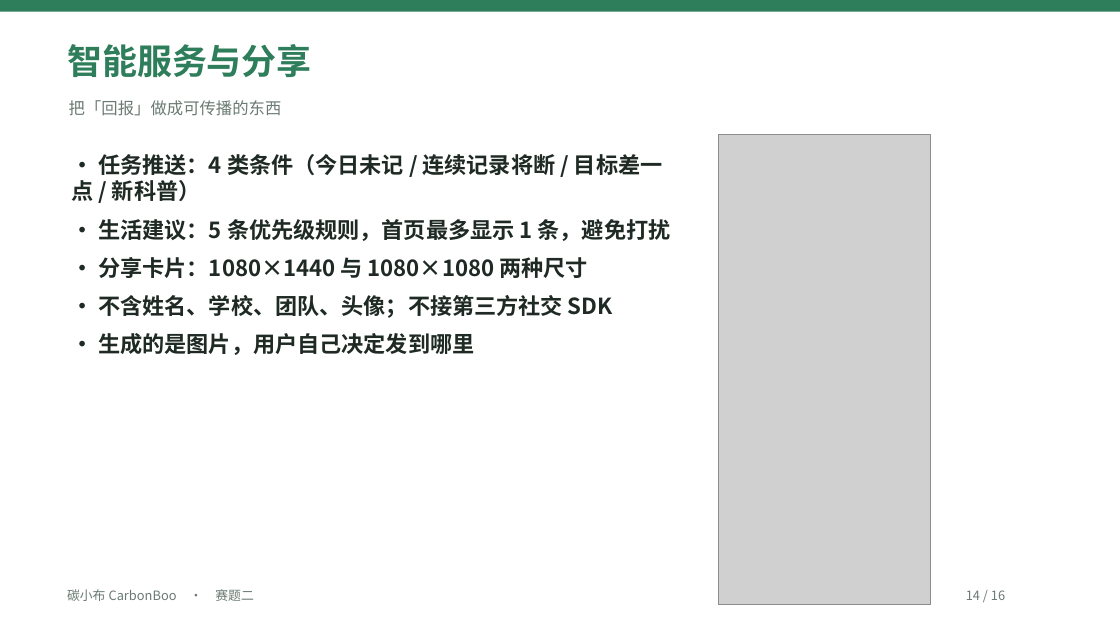
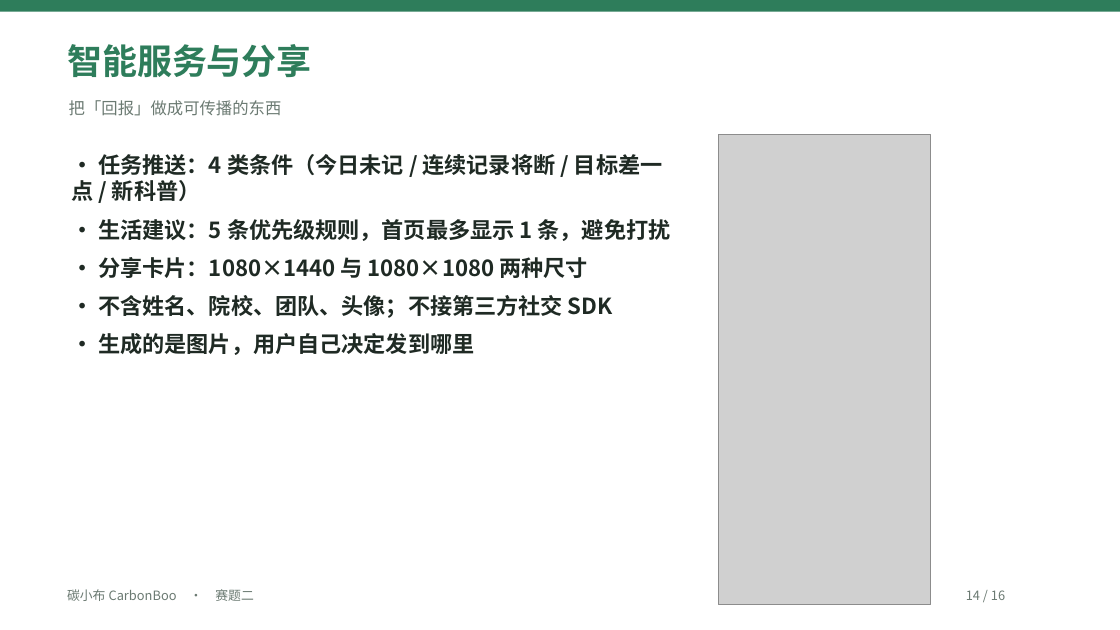
Before and after one commit to a3354547604-stack/CarbonBoo, a slide deck: slide 14 of submit/03-演示文稿-碳小布CarbonBoo.pptx. Drawn at 1120x630 pixels with LibreOffice and Linux fonts; fonts in the diff are those of the drawing; grey boxes stand for pictures. Boxes give left, top, right and bottom in pixels: in the first picture for what was removed or moved away, otherwise in the second. Text is boxed around its words. In the diff, an @@ line names an element or a change of style, - is before the commit and + after.

```diff
--- a/submit/03-演示文稿-碳小布CarbonBoo.pptx
+++ b/submit/03-演示文稿-碳小布CarbonBoo.pptx
@@ text at [98, 295, 613, 318]: text changed @@
-· 不含姓名、学校、团队、头像；不接第三方社交 SDK
+· 不含姓名、院校、团队、头像；不接第三方社交 SDK
```
Also in this commit, not shown: 3 other slides changed, 13 other files.
